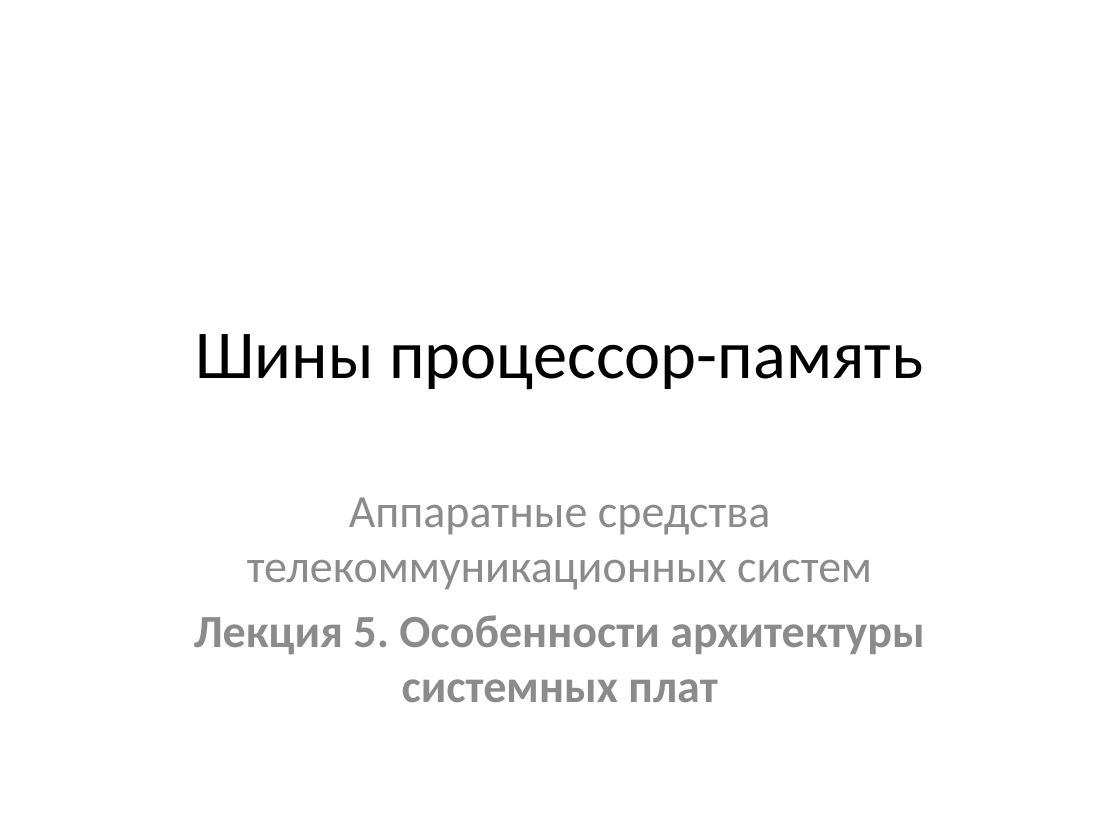
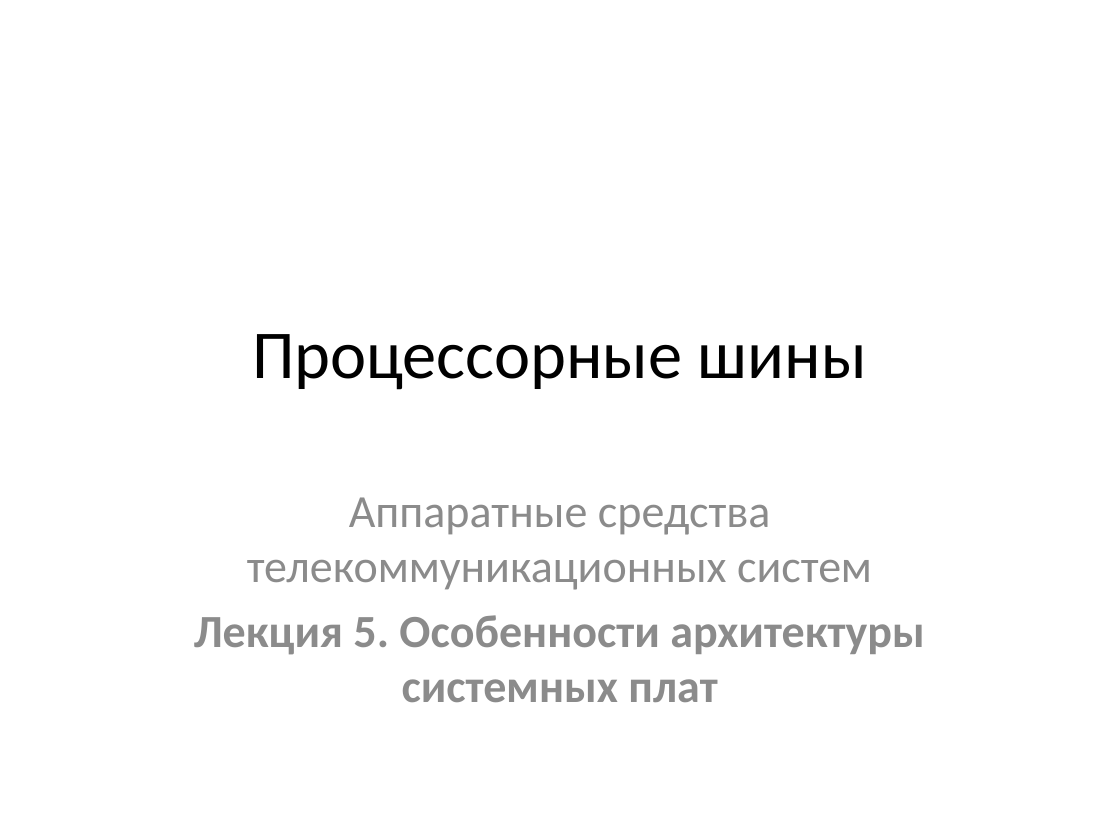
Before and after one commit to MVRonkin/arch_comp_sys, a slide deck: slide 17 of 2023 весна/лекции/Лекция 7_1 нов.pptx (slide 15 before the commit). Drawn at 1120x840 pixels with LibreOffice and Linux fonts; fonts in the diff are those of the drawing. Boxes give left, top, right and bottom in pixels: in the first picture for what was removed or moved away, otherwise in the second. Text is boxed around its words. In the diff, an @@ line names an element or a change of style, - is before the commit and + after.

```diff
--- a/2023 весна/лекции/Лекция 7_1 нов.pptx
+++ b/2023 весна/лекции/Лекция 7_1 нов.pptx
@@ title at [252,334,867,390]: text changed @@
-Шины процессор-память
+Процессорные шины
```
Also in this commit, not shown: 5 other slides changed, 2 slides added, 12 other files.
